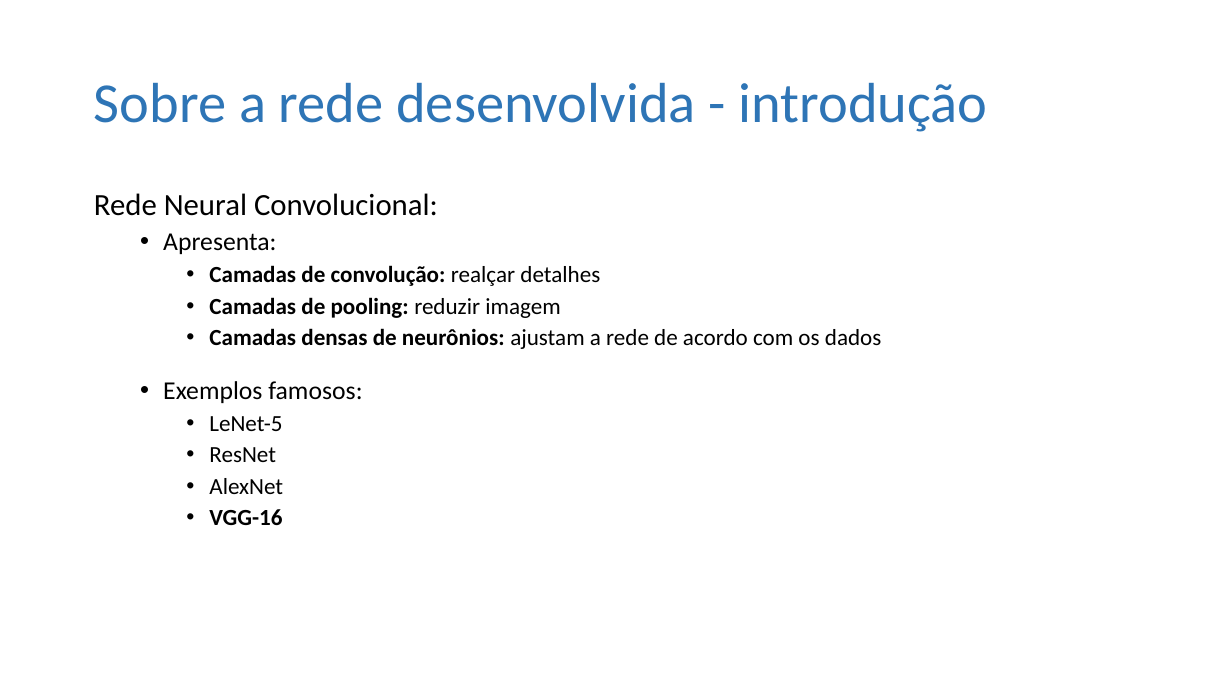
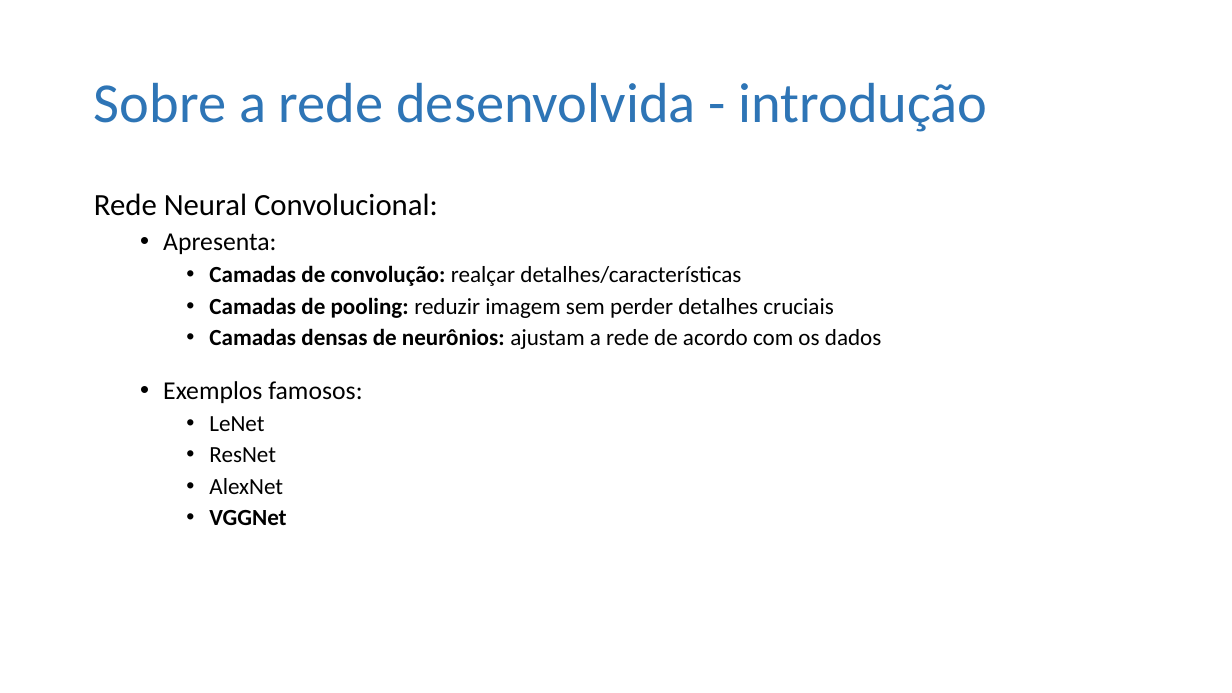
Before and after one commit to ViniPilan/avc-modeling, a slide deck: slide 10 of avc-images/apresentação II.pptx (slide 11 before the commit). Drawn at 1232x693 pixels with LibreOffice and Linux fonts; fonts in the diff are those of the drawing. Boxes give left, top, right and bottom in pixels: in the first picture for what was removed or moved away, otherwise in the second. Text is boxed around its words. In the diff, an @@ line names an element or a change of style, - is before the commit and + after.

```diff
--- a/avc-images/apresentação II.pptx
+++ b/avc-images/apresentação II.pptx
@@ text at (209,265,833,318): text changed; bold off @@
-    • Camadas de convolução: realçar detalhes
-    • Camadas de pooling: reduzir imagem
+    • Camadas de convolução: realçar detalhes/características
+    • Camadas de pooling: reduzir imagem sem perder detalhes cruciais
@@ text at (209,416,264,431): text changed @@
-    • LeNet-5
+    • LeNet
@@ text at (209,510,286,525): text changed @@
-    • VGG-16
+    • VGGNet
```
Also in this commit, not shown: 5 other slides changed, 2 slides removed, 1 other file.
